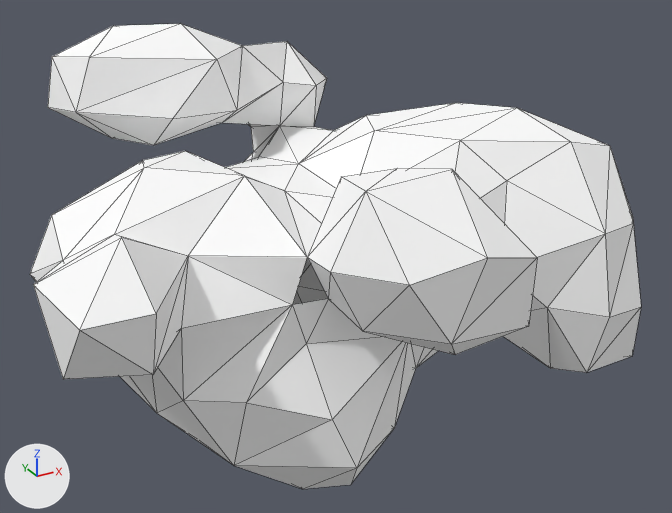
The Blender file Assets/Models/Environment/mcfunky_cloud_collection/Cloud 04 decimate.blend as it was, and as the next commit left it.
Rendered twice from a 50 mm lens placed at (-0.843, -1.6, 0.785), pointed at (0.021, -0.028, -0.001). The axes (+X, +Y, +Z) are drawn at lower left. The lights are the same throughout. Mesh edges are drawn as thin lines.

The older version as bpy lines, for what is in view:
```python
me_untitled = bpy.data.meshes.new('Untitled')
me_untitled.from_pydata(...)  # 572 vertices, 1139 faces; spans x -0.65..0.701, y -0.589..0.579, z -0.365..0.436
me_untitled.materials.append(mat_cloud_material)  # its picture is missing
# before: 91 (-0.201, -0.34, 0.178), 224 (-0.159, -0.34, 0.079), 235 (-0.22, -0.33, 0.079)
ob_cloud_4 = bpy.data.objects.new('cloud_4', me_untitled)
ob_cloud_4.location = (0.0, 0.0, 0.0)
_m = ob_cloud_4.modifiers.new('Decimate', 'DECIMATE')
_m.ratio = 0.3
```
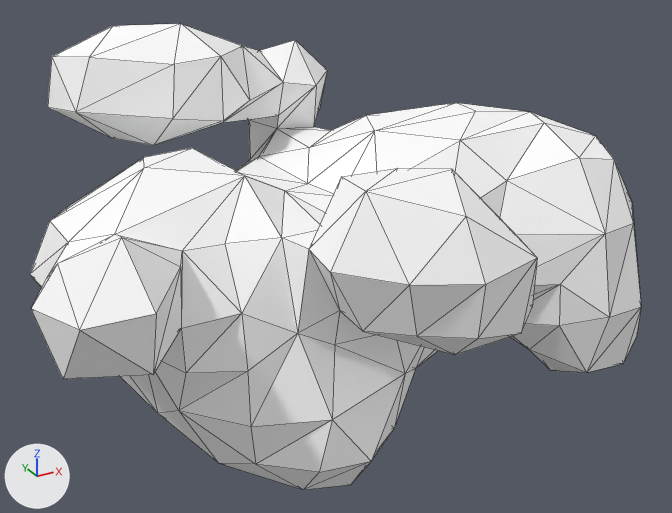
What differs and where, as boxes (x1, y1, x2, y2) in the pictures (672 x 513 px):
'cloud_4', reshaped, modifiers changed
    before: (30, 24, 641, 489)
    after: (30, 24, 641, 490)
part 1 of me_untitled, added
    after: (298, 251, 340, 333)

The change, as a list of edits to the scene's bpy script:
```text
Change me_untitled:
    where me_untitled.from_pydata(...)  # 572 vertices, 1139 faces; spans x -0.65..0.701, y -0.589..0.579, z -0.365..0.436
    used by ob_cloud_4; location = (0.0, 0.0, 0.0)
    verts and faces of me_untitled; kept vertices keep their numbers, new ones are numbered from 572
    me_untitled part 1
    add faces += [(91, 235, 224)]
Change ob_cloud_4:
    where _m = ob_cloud_4.modifiers.new('Decimate', 'DECIMATE')
    _m.ratio: 0.3 -> 0.4
```
